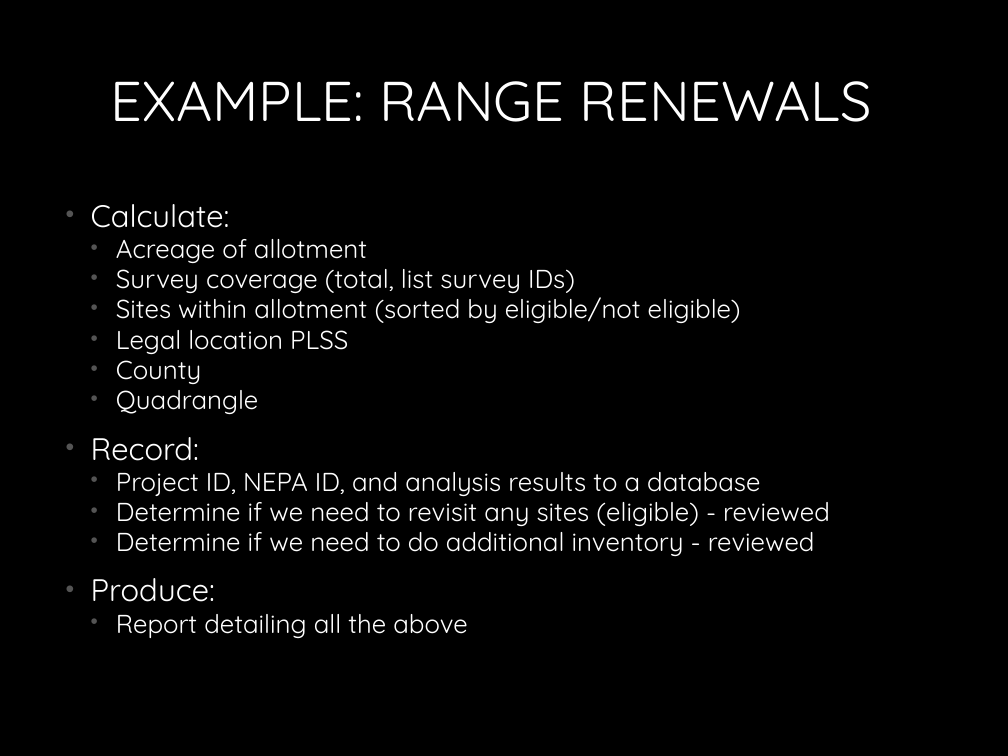
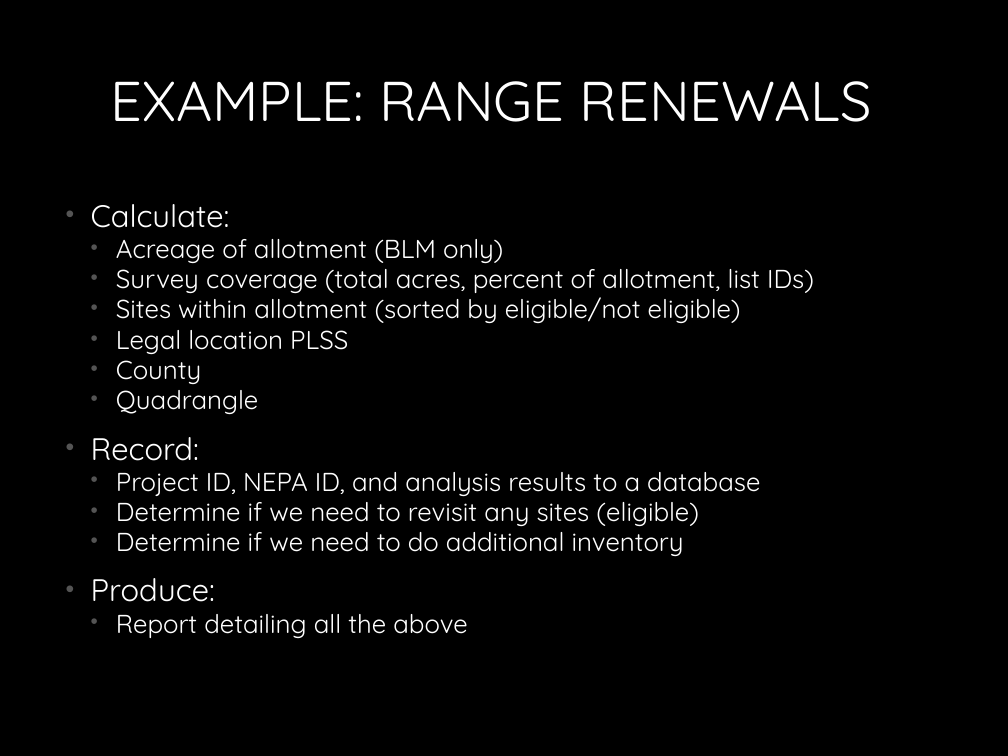
Before and after one commit to MichaelTroyer/Learning_Python_For_Fun_and_Profit, a slide deck: slide 18 of 1. Introduction/Introduction_to_Python.pptx (slide 14 before the commit). Drawn at 1008x756 pixels with LibreOffice and Linux fonts; fonts in the diff are those of the drawing. Boxes give left, top, right and bottom in pixels: in the first picture for what was removed or moved away, otherwise in the second. Text is boxed around its words. In the diff, an @@ line names an element or a change of style, - is before the commit and + after.

Commit message:
added intrduction examples

```diff
--- a/1. Introduction/Introduction_to_Python.pptx
+++ b/1. Introduction/Introduction_to_Python.pptx
@@ text at (116,239,814,293): text changed @@
-  • Acreage of allotment
-  • Survey coverage (total, list survey IDs)
+  • Acreage of allotment (BLM only)
+  • Survey coverage (total acres, percent of allotment, list IDs)
@@ text at (116,494,699,556): text changed @@
-  • Determine if we need to revisit any sites (eligible) - reviewed
-  • Determine if we need to do additional inventory - reviewed
+  • Determine if we need to revisit any sites (eligible)
+  • Determine if we need to do additional inventory
```
Also in this commit, not shown: 5 other slides changed, 4 slides added, 1 slide removed, 8 other files.
